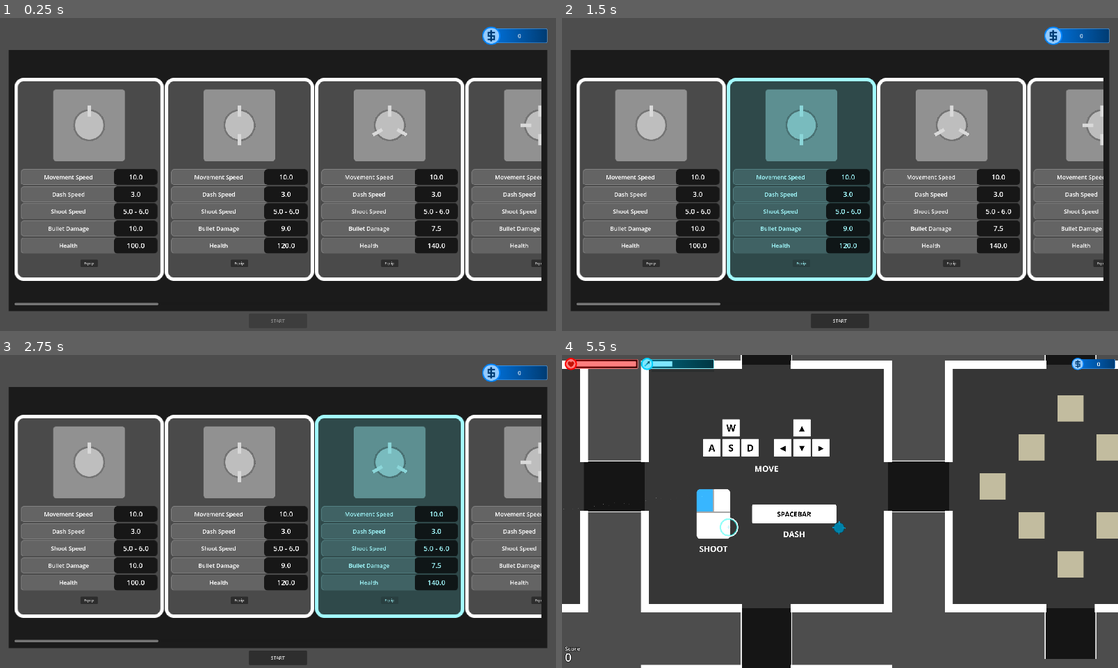
Above: before the commit, frames 1-4 (two rows, left to right).
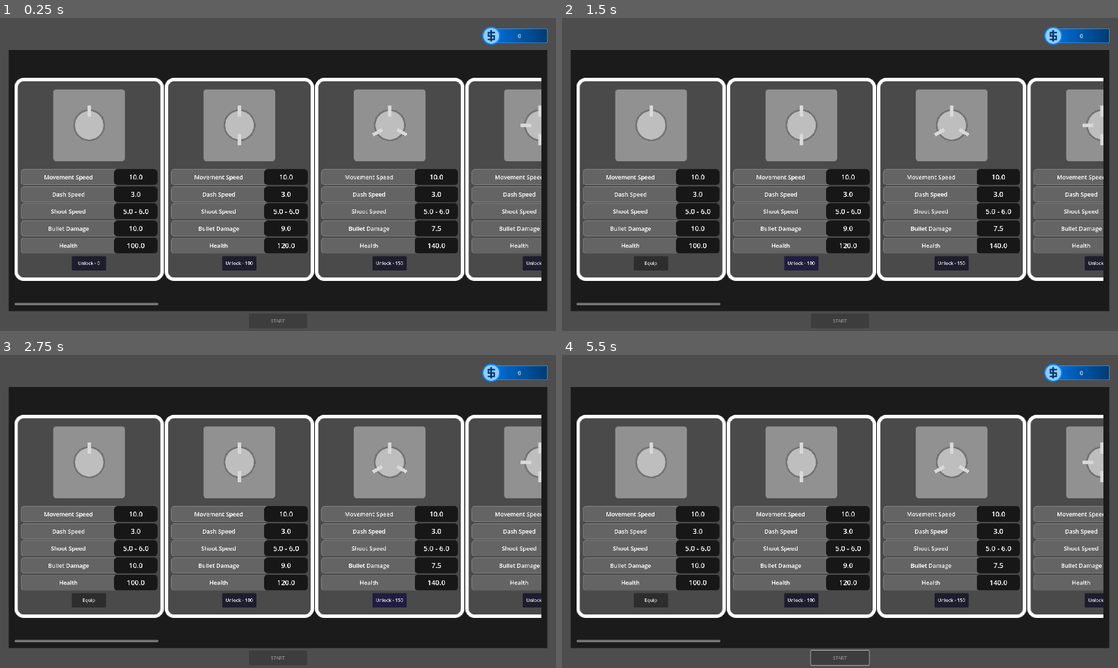
Above: after the commit, the same moments.

Repository: doanryderrhythm/thesis-1-vng-game
Game: Godot game, scene res://scenes/main_scenes/shop_scene.tscn
The game is run twice, just before and just after one commit, with the same random seed, the same clock (stepped at 60 frames per second) and the same inputs.
Inputs (mouse positions are in pixels of both pictures, inside the frame that each line leads up to):
- Up to frame 1 (0.25 s): no input
- Up to frame 2 (1.5 s): click (650, 262) at 0.5 s, where only the run before the commit has a clickable "Equip"; click (801, 262) at 1.25 s, where only the run after the commit has a clickable "Unlock - 100"
- Up to frame 3 (2.75 s): click (389, 599) at 2 s, where only the run after the commit has a clickable "Unlock - 150"
- Up to frame 4 (5.5 s): click (1101, 599) at 2.75 s, where only the run after the commit has a clickable "Unlock - 200"; click (840, 658) at 3.5 s, where only the run before the commit has a clickable "START"; tap Enter at 4.25 s; move the mouse to (962, 495) at 4.27 s; hold Right (right) 4.28-5.03 s; tap Space (dash) at 4.35, 5.1 s; click (962, 495) at 4.42 s; move the mouse to (728, 527) at 5.02 s; hold Down (down) from 5.03 s (still down)

The runs differ from the first frame. In frame 1, 0.8% of the frame differs, in the area x 12-98%, y 76-81%; in frame 2, 16%; in frame 3, 16%; in frame 4, 63%, in the area x 0-100%, y 0-100%.

Commit message:
Made an unlock system

Diff:
--- a/untitled-thesis-1-game/resources/player/player_circle_2-1.tres
+++ b/untitled-thesis-1-game/resources/player/player_circle_2-1.tres
@@ -6,6 +6,7 @@
 
 [resource]
 script = ExtResource("1_2e14m")
+requirement = 100
 character_type = 3
 markers_pos = Array[Vector2]([Vector2(68, 0), Vector2(-68, 0)])
 code = "player_circle_2-1"
--- a/untitled-thesis-1-game/resources/player/player_circle_3-1.tres
+++ b/untitled-thesis-1-game/resources/player/player_circle_3-1.tres
@@ -6,6 +6,7 @@
 
 [resource]
 script = ExtResource("1_e2xa7")
+requirement = 150
 character_type = 3
 markers_pos = Array[Vector2]([Vector2(68, 0), Vector2(-34, -59), Vector2(-34, 59)])
 code = "player_circle_3-1"
--- a/untitled-thesis-1-game/resources/player/player_circle_4-1.tres
+++ b/untitled-thesis-1-game/resources/player/player_circle_4-1.tres
@@ -6,6 +6,7 @@
 
 [resource]
 script = ExtResource("1_akdu5")
+requirement = 200
 character_type = 3
 markers_pos = Array[Vector2]([Vector2(68, 0), Vector2(-68, 0), Vector2(0, 68), Vector2(0, -68)])
 code = "player_circle_4-1"
--- a/untitled-thesis-1-game/resources/player/player_diamond_1-1.tres
+++ b/untitled-thesis-1-game/resources/player/player_diamond_1-1.tres
@@ -6,6 +6,7 @@
 
 [resource]
 script = ExtResource("1_gp0x3")
+requirement = 80
 character_type = 2
 markers_pos = Array[Vector2]([Vector2(68, 0)])
 code = "player_diamond_1-1"
--- a/untitled-thesis-1-game/resources/player/player_diamond_2-1.tres
+++ b/untitled-thesis-1-game/resources/player/player_diamond_2-1.tres
@@ -6,6 +6,7 @@
 
 [resource]
 script = ExtResource("1_fn1ce")
+requirement = 110
 character_type = 2
 markers_pos = Array[Vector2]([Vector2(68, 0), Vector2(-68, 0)])
 code = "player_diamond_2-1"
--- a/untitled-thesis-1-game/resources/player/player_diamond_4-1.tres
+++ b/untitled-thesis-1-game/resources/player/player_diamond_4-1.tres
@@ -6,6 +6,7 @@
 
 [resource]
 script = ExtResource("1_j3f13")
+requirement = 210
 character_type = 2
 markers_pos = Array[Vector2]([Vector2(68, 0), Vector2(-68, 0), Vector2(0, 68), Vector2(0, -68)])
 code = "player_diamond_4-1"
--- a/untitled-thesis-1-game/resources/player/player_square_1-1.tres
+++ b/untitled-thesis-1-game/resources/player/player_square_1-1.tres
@@ -6,6 +6,7 @@
 
 [resource]
 script = ExtResource("1_t1lbd")
+requirement = 150
 character_type = 1
 markers_pos = Array[Vector2]([Vector2(68, 0)])
 code = "player_square_1-1"
--- a/untitled-thesis-1-game/resources/player/player_square_2-1.tres
+++ b/untitled-thesis-1-game/resources/player/player_square_2-1.tres
@@ -6,6 +6,7 @@
 
 [resource]
 script = ExtResource("1_ho3fm")
+requirement = 200
 character_type = 1
 markers_pos = Array[Vector2]([Vector2(68, 0), Vector2(-68, 0)])
 code = "player_square_2-1"
--- a/untitled-thesis-1-game/resources/player/player_square_4-1.tres
+++ b/untitled-thesis-1-game/resources/player/player_square_4-1.tres
@@ -6,6 +6,7 @@
 
 [resource]
 script = ExtResource("1_gelcp")
+requirement = 320
 character_type = 1
 markers_pos = Array[Vector2]([Vector2(68, 0), Vector2(-68, 0), Vector2(0, 68), Vector2(0, -68)])
 code = "player_square_4-1"
--- a/untitled-thesis-1-game/resources/player/player_triangle_1-1.tres
+++ b/untitled-thesis-1-game/resources/player/player_triangle_1-1.tres
@@ -6,6 +6,7 @@
 
 [resource]
 script = ExtResource("1_3rtbe")
+requirement = 80
 markers_pos = Array[Vector2]([Vector2(68, 0)])
 code = "player_triangle_1-1"
 sprite = ExtResource("2_g5q6d")
--- a/untitled-thesis-1-game/resources/player/player_triangle_2-1.tres
+++ b/untitled-thesis-1-game/resources/player/player_triangle_2-1.tres
@@ -6,6 +6,7 @@
 
 [resource]
 script = ExtResource("1_ftu40")
+requirement = 105
 markers_pos = Array[Vector2]([Vector2(68, 0), Vector2(-45, 0)])
 code = "player_triangle_2-1"
 sprite = ExtResource("2_xwp8o")
--- a/untitled-thesis-1-game/resources/player/player_triangle_3-1.tres
+++ b/untitled-thesis-1-game/resources/player/player_triangle_3-1.tres
@@ -6,6 +6,7 @@
 
 [resource]
 script = ExtResource("1_2bvxe")
+requirement = 160
 markers_pos = Array[Vector2]([Vector2(68, 0), Vector2(-34, -59), Vector2(-34, 59)])
 code = "player_triangle_3-1"
 sprite = ExtResource("2_xtier")
--- a/untitled-thesis-1-game/scenes/ui/skin_ui_item.tscn
+++ b/untitled-thesis-1-game/scenes/ui/skin_ui_item.tscn
@@ -209,18 +209,69 @@
 horizontal_alignment = 1
 vertical_alignment = 1
 
-[node name="EquipButton" type="Button" parent="." unique_id=243860223]
-layout_mode = 1
-anchors_preset = -1
-anchor_left = 0.5
-anchor_top = 0.91400003
-anchor_right = 0.5
-anchor_bottom = 0.91400003
-offset_left = -30.0
-offset_top = -12.384003
-offset_right = 30.0
-offset_bottom = 12.615997
+[node name="UnlockButton" type="Button" parent="." unique_id=1253539788]
+self_modulate = Color(0.0643487, 0, 1, 1)
+layout_mode = 1
+anchors_preset = -1
+anchor_left = 0.38500002
+anchor_top = 0.87900007
+anchor_right = 0.615
+anchor_bottom = 0.94900006
+offset_left = 0.12999725
+offset_top = 0.07598877
+offset_right = -0.13000488
+offset_bottom = 0.15597534
 grow_horizontal = 2
 grow_vertical = 0
 theme_override_font_sizes/font_size = 12
+
+[node name="UnlockLabel" type="Label" parent="UnlockButton" unique_id=81413799]
+layout_mode = 1
+anchors_preset = -1
+anchor_left = 0.5
+anchor_top = 0.5
+anchor_right = 0.5
+anchor_bottom = 0.5
+offset_left = -30.0
+offset_top = -12.5
+offset_right = 30.0
+offset_bottom = 12.5
+grow_horizontal = 2
+grow_vertical = 2
+text = "Unlock"
+horizontal_alignment = 1
+
+[node name="EquipButton" type="Button" parent="." unique_id=243860223]
+process_mode = 4
+visible = false
+layout_mode = 1
+anchors_preset = -1
+anchor_left = 0.38500002
+anchor_top = 0.87900007
+anchor_right = 0.615
+anchor_bottom = 0.94900006
+offset_left = 0.12999725
+offset_top = 0.07598877
+offset_right = -0.13000488
+offset_bottom = 0.15597534
+grow_horizontal = 2
+grow_vertical = 0
+theme_override_font_sizes/font_size = 12
+
+[node name="Label" type="Label" parent="EquipButton" unique_id=1572666209]
+layout_mode = 1
+anchors_preset = -1
+anchor_left = 0.5
+anchor_top = 0.5
+anchor_right = 0.5
+anchor_bottom = 0.5
+offset_left = -30.0
+offset_top = -12.5
+offset_right = 30.0
+offset_bottom = 12.5
+grow_horizontal = 2
+grow_vertical = 2
 text = "Equip"
+horizontal_alignment = 1
+
+[connection signal="pressed" from="UnlockButton" to="." method="_on_unlock_button_pressed"]
--- a/untitled-thesis-1-game/scripts/resources/resource_player.gd
+++ b/untitled-thesis-1-game/scripts/resources/resource_player.gd
@@ -1,5 +1,7 @@
 extends Resource
 class_name PlayerStats
+
+@export var requirement: int
 
 @export var character_type: Player.CharacterType
 @export var markers_pos: Array[Vector2]
--- a/untitled-thesis-1-game/scripts/ui/skin_ui_item.gd
+++ b/untitled-thesis-1-game/scripts/ui/skin_ui_item.gd
@@ -9,6 +9,9 @@
 @onready var shoot_speed_value_text: Label = $ShootSpeedValue
 @onready var bullet_damage_value_text: Label = $BulletDamageValue
 @onready var health_value_text: Label = $HealthValue
+
+@onready var unlock_button: Button = $UnlockButton
+@onready var unlock_label: Label = $UnlockButton/UnlockLabel
 
 @onready var equip_button: Button = $EquipButton
 
@@ -23,4 +26,26 @@
 		+ " - " + str(skin_stats.bullet_res.max_speed / 100.0)
 	bullet_damage_value_text.text = str(skin_stats.bullet_res.damage)
 	health_value_text.text = str(skin_stats.health)
+
+	unlock_label.text = "Unlock - " + str(skin_stats.requirement)
 	pass
+
+func unlock_player() -> void:
+	unlock_button.set_process_mode(Node.PROCESS_MODE_DISABLED)
+	unlock_button.visible = false
+
+	equip_button.set_process_mode(Node.PROCESS_MODE_INHERIT)
+	equip_button.visible = true
+	pass
+
+func attempt_to_unlock() -> void:
+	if ProfileManager.total_coins < skin_stats.requirement:
+		return
+
+	ProfileManager.total_coins -= skin_stats.requirement
+	unlock_player()
+	pass
+
+func _on_unlock_button_pressed() -> void:
+	attempt_to_unlock()
+	pass # Replace with function body.
